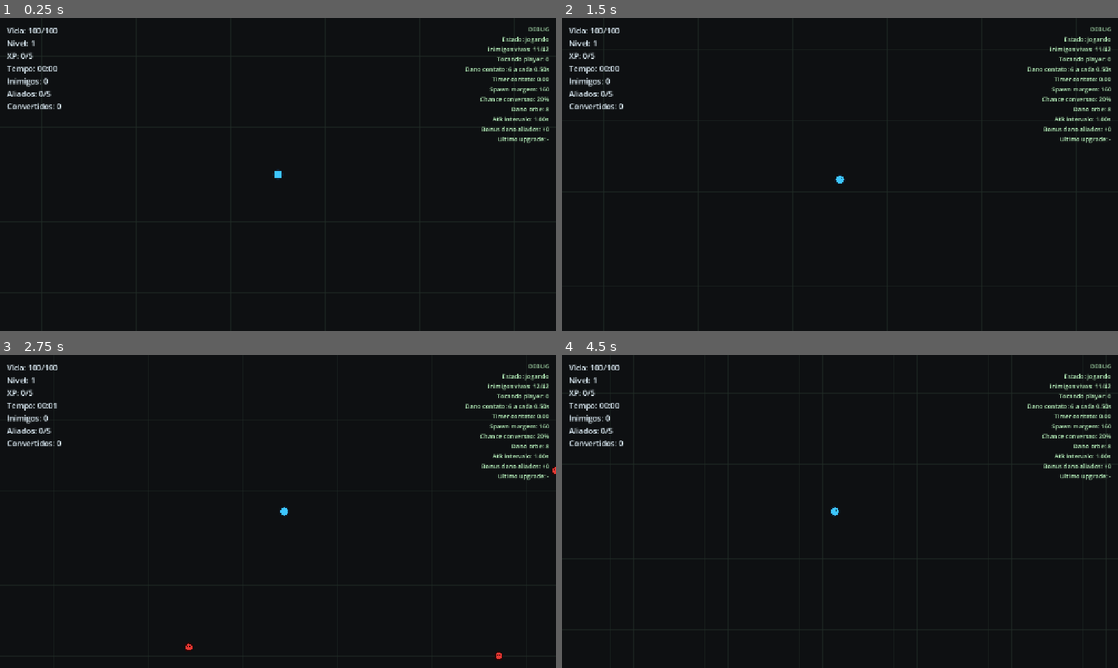
Above: before the commit, frames 1-4 (two rows, left to right).
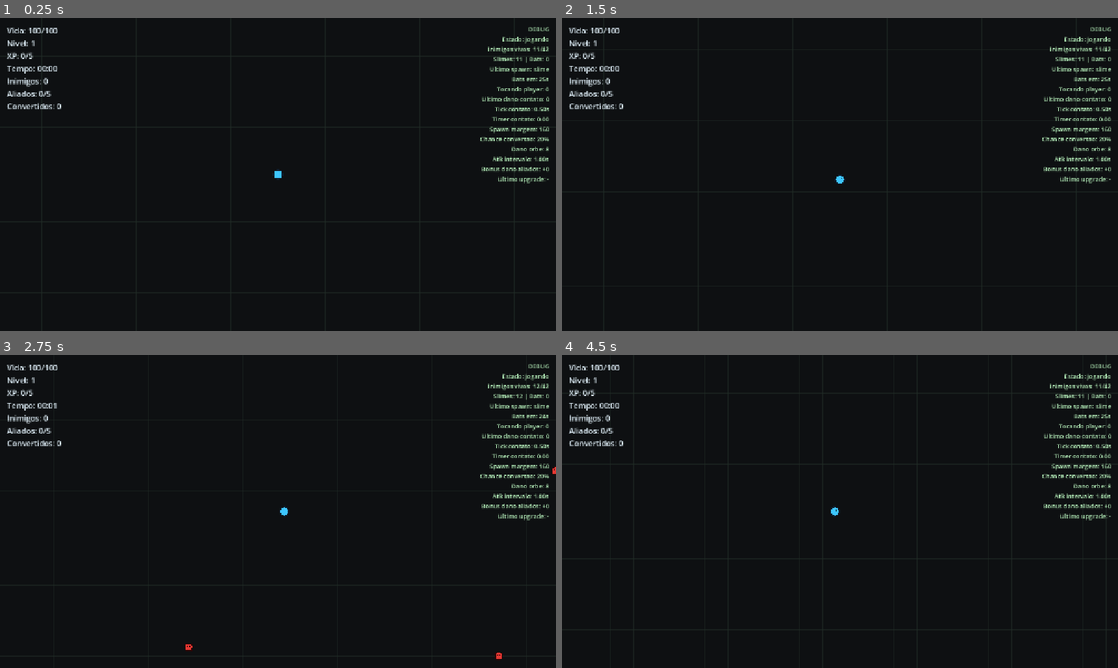
Above: after the commit, the same moments.

Repository: Hadamanthis/horde_vs
Game: Godot game, scene res://scenes/Game.tscn
Two runs of this game, one before a commit and one after it. Both use one fixed random seed, a clock stepped at 60 frames per second and the inputs below.
Inputs:
- Up to frame 1 (0.25 s): no input
- Up to frame 2 (1.5 s): tap Enter at 0.5 s; hold D 0.53-1.28 s; hold R 0.53-1.28 s; tap Space at 1.25 s; hold S from 1.28 s (still down); tap 1 at 1.35 s
- Up to frame 3 (2.75 s): tap Enter at 2 s; release S at 2.03 s; hold D from 2.03 s (still down); hold 2 from 2.03 s (still down)
- Up to frame 4 (4.5 s): release D at 2.78 s; release 2 at 2.78 s; hold W 2.78-3.53 s; tap 3 at 2.85 s; tap Space at 3.5 s; hold R 3.53-4.28 s; hold A from 3.53 s (still down); tap Enter at 4.25 s; tap 1 at 4.35 s

The runs differ from the first frame. In frame 1, 1.3% of the frame differs, in the area x 83-99%, y 12-53%; in frame 2, 1.3%; in frame 3, 1.3%, in the area x 33-100%, y 12-98%; in frame 4, 1.3%.

Commit message:
Cria cenas especificas de inimigos

Diff:
--- a/scenes/Game.tscn
+++ b/scenes/Game.tscn
@@ -35,7 +35,7 @@
 offset_left = -330.0
 offset_top = 16.0
 offset_right = -16.0
-offset_bottom = 260.0
+offset_bottom = 330.0
 grow_horizontal = 0
 theme_override_colors/font_color = Color(0.76, 1, 0.78, 1)
 theme_override_font_sizes/font_size = 14
--- a/scenes/entities/Enemy.tscn
+++ /dev/null
@@ -1,14 +0,0 @@
-[gd_scene load_steps=3 format=3]
-
-[ext_resource type="Script" path="res://scripts/entities/enemy.gd" id="1_enemy"]
-
-[sub_resource type="CircleShape2D" id="CircleShape2D_enemy"]
-radius = 10.0
-
-[node name="Enemy" type="CharacterBody2D"]
-collision_layer = 0
-collision_mask = 0
-script = ExtResource("1_enemy")
-
-[node name="CollisionShape2D" type="CollisionShape2D" parent="."]
-shape = SubResource("CircleShape2D_enemy")
--- /dev/null
+++ b/scenes/entities/enemies/Bat.tscn
@@ -0,0 +1,45 @@
+[gd_scene load_steps=3 format=3]
+
+[ext_resource type="Script" path="res://scripts/entities/enemies/enemy.gd" id="1_enemy"]
+
+[sub_resource type="CircleShape2D" id="CircleShape2D_bat"]
+radius = 9.0
+
+[node name="Bat" type="CharacterBody2D"]
+collision_layer = 0
+collision_mask = 0
+script = ExtResource("1_enemy")
+max_health = 16
+speed = 108.0
+contact_damage = 5
+contact_range = 22.0
+enemy_type = "bat"
+xp_value = 1
+separation_radius = 20.0
+separation_force = 0.35
+outline_color = Color(0.12, 0.02, 0.16, 1)
+body_color = Color(0.78, 0.16, 0.86, 1)
+eye_color = Color(1, 0.88, 0.35, 1)
+
+[node name="Visual" type="Node2D" parent="."]
+
+[node name="Outline" type="Polygon2D" parent="Visual"]
+color = Color(0.12, 0.02, 0.16, 1)
+polygon = PackedVector2Array(-16, -4, -5, -10, 0, -7, 5, -10, 16, -4, 8, 4, 0, 10, -8, 4)
+
+[node name="Body" type="Polygon2D" parent="Visual"]
+color = Color(0.78, 0.16, 0.86, 1)
+polygon = PackedVector2Array(-12, -2, -4, -7, 0, -5, 4, -7, 12, -2, 6, 3, 0, 7, -6, 3)
+
+[node name="LeftEye" type="Polygon2D" parent="Visual"]
+color = Color(1, 0.88, 0.35, 1)
+position = Vector2(-3, -1)
+polygon = PackedVector2Array(0, -1.5, 1.5, 0, 0, 1.5, -1.5, 0)
+
+[node name="RightEye" type="Polygon2D" parent="Visual"]
+color = Color(1, 0.88, 0.35, 1)
+position = Vector2(3, -1)
+polygon = PackedVector2Array(0, -1.5, 1.5, 0, 0, 1.5, -1.5, 0)
+
+[node name="CollisionShape2D" type="CollisionShape2D" parent="."]
+shape = SubResource("CircleShape2D_bat")
--- /dev/null
+++ b/scenes/entities/enemies/Slime.tscn
@@ -0,0 +1,45 @@
+[gd_scene load_steps=3 format=3]
+
+[ext_resource type="Script" path="res://scripts/entities/enemies/enemy.gd" id="1_enemy"]
+
+[sub_resource type="CircleShape2D" id="CircleShape2D_slime"]
+radius = 10.0
+
+[node name="Slime" type="CharacterBody2D"]
+collision_layer = 0
+collision_mask = 0
+script = ExtResource("1_enemy")
+max_health = 24
+speed = 68.0
+contact_damage = 6
+contact_range = 23.0
+enemy_type = "slime"
+xp_value = 1
+separation_radius = 22.0
+separation_force = 0.45
+outline_color = Color(0.18, 0.02, 0.02, 1)
+body_color = Color(0.9, 0.22, 0.2, 1)
+eye_color = Color(0.08, 0.01, 0.01, 1)
+
+[node name="Visual" type="Node2D" parent="."]
+
+[node name="Outline" type="Polygon2D" parent="Visual"]
+color = Color(0.18, 0.02, 0.02, 1)
+polygon = PackedVector2Array(0, -12, 9, -9, 12, 0, 9, 9, 0, 12, -9, 9, -12, 0, -9, -9)
+
+[node name="Body" type="Polygon2D" parent="Visual"]
+color = Color(0.9, 0.22, 0.2, 1)
+polygon = PackedVector2Array(0, -9, 7, -7, 9, 0, 7, 7, 0, 9, -7, 7, -9, 0, -7, -7)
+
+[node name="LeftEye" type="Polygon2D" parent="Visual"]
+color = Color(0.08, 0.01, 0.01, 1)
+position = Vector2(-3, -2)
+polygon = PackedVector2Array(0, -2, 2, 0, 0, 2, -2, 0)
+
+[node name="RightEye" type="Polygon2D" parent="Visual"]
+color = Color(0.08, 0.01, 0.01, 1)
+position = Vector2(3, -2)
+polygon = PackedVector2Array(0, -2, 2, 0, 0, 2, -2, 0)
+
+[node name="CollisionShape2D" type="CollisionShape2D" parent="."]
+shape = SubResource("CircleShape2D_slime")
--- a/scripts/entities/enemy.gd
+++ b/scripts/entities/enemies/enemy.gd
@@ -5,10 +5,22 @@
 
 @export var max_health: int = 24
 @export var speed: float = 68.0
+@export var contact_damage: int = 6
 @export var contact_range: float = 23.0
 @export var convertible: bool = true
-@export var separation_radius: float = 30.0
-@export var separation_force: float = 1.35
+@export var enemy_type: String = "slime"
+@export var xp_value: int = 1
+@export var separation_radius: float = 24.0
+@export var separation_force: float = 0.55
+@export var outline_color: Color = Color(0.18, 0.02, 0.02)
+@export var body_color: Color = Color(0.9, 0.22, 0.2)
+@export var eye_color: Color = Color(0.08, 0.01, 0.01)
+@export var hit_flash_color: Color = Color(1.0, 0.95, 0.72)
+
+@onready var outline_visual: Polygon2D = $Visual/Outline as Polygon2D
+@onready var body_visual: Polygon2D = $Visual/Body as Polygon2D
+@onready var left_eye_visual: Polygon2D = $Visual/LeftEye as Polygon2D
+@onready var right_eye_visual: Polygon2D = $Visual/RightEye as Polygon2D
 
 var player: Node2D
 var current_health: int = max_health
@@ -23,6 +35,7 @@
 func _ready() -> void:
 	current_health = max_health
 	add_to_group("enemies")
+	_update_visual()
 
 
 func _physics_process(delta: float) -> void:
@@ -39,7 +52,7 @@
 
 	if _hit_flash_time > 0.0:
 		_hit_flash_time -= delta
-		queue_redraw()
+		_update_visual()
 
 
 func _get_separation_direction() -> Vector2:
@@ -67,20 +80,20 @@
 	# O flash visual confirma que o inimigo recebeu dano mesmo sem sprite/animacao.
 	current_health -= amount
 	_hit_flash_time = 0.08
-	queue_redraw()
+	_update_visual()
 
 	if current_health <= 0:
 		died.emit(self)
 		queue_free()
 
 
-func _draw() -> void:
-	# Vermelho identifica ameacas; aliados usam verde para separar times rapidamente.
-	var body_color: Color = Color(0.9, 0.22, 0.2)
+func _update_visual() -> void:
+	# Cada cena concreta define suas cores; o script so aplica feedback de dano.
+	var visible_body_color: Color = body_color
 	if _hit_flash_time > 0.0:
-		body_color = Color(1.0, 0.95, 0.72)
+		visible_body_color = hit_flash_color
 
-	draw_circle(Vector2.ZERO, 12.0, Color(0.18, 0.02, 0.02))
-	draw_circle(Vector2.ZERO, 9.0, body_color)
-	draw_circle(Vector2(-3.0, -2.0), 1.6, Color(0.08, 0.01, 0.01))
-	draw_circle(Vector2(3.0, -2.0), 1.6, Color(0.08, 0.01, 0.01))
+	outline_visual.color = outline_color
+	body_visual.color = visible_body_color
+	left_eye_visual.color = eye_color
+	right_eye_visual.color = eye_color
--- a/scripts/game/game.gd
+++ b/scripts/game/game.gd
@@ -7,7 +7,8 @@
 signal upgrade_selected(upgrade_id: String)
 signal game_lost
 
-const ENEMY_SCENE: PackedScene = preload("res://scenes/entities/Enemy.tscn")
+const SLIME_SCENE: PackedScene = preload("res://scenes/entities/enemies/Slime.tscn")
+const BAT_SCENE: PackedScene = preload("res://scenes/entities/enemies/Bat.tscn")
 const ALLY_SCENE: PackedScene = preload("res://scenes/entities/Ally.tscn")
 const PROJECTILE_SCENE: PackedScene = preload("res://scenes/entities/Projectile.tscn")
 const XP_ORB_SCENE: PackedScene = preload("res://scenes/entities/XPOrb.tscn")
@@ -17,9 +18,9 @@
 @export var max_enemies: int = 42
 @export var spawn_interval: float = 1.15
 @export var initial_enemy_count: int = 10
-@export var xp_per_slime: int = 1
+@export var bat_start_time: float = 25.0
+@export var bat_spawn_chance: float = 0.25
 @export var spawn_safe_margin: float = 160.0
-@export var contact_damage_per_tick: int = 6
 @export var contact_damage_tick_interval: float = 0.5
 @export var show_debug_info: bool = true
 
@@ -103,6 +104,7 @@
 var _touching_enemy_count: int = 0
 var _last_contact_damage: int = 0
 var _last_upgrade_id: String = "-"
+var _last_spawned_enemy_type: String = "-"
 var _pending_upgrade_count: int = 0
 var _is_choosing_upgrade: bool = false
 var _game_is_over: bool = false
@@ -129,7 +131,7 @@
 
 	# Comecamos com slimes ao redor do jogador para testar o loop imediatamente.
 	for index in range(initial_enemy_count):
-		_spawn_enemy(index * TAU / initial_enemy_count)
+		_spawn_enemy(index * TAU / initial_enemy_count, SLIME_SCENE)
 
 	_update_hud()
 	queue_redraw()
@@ -185,13 +187,26 @@
 	return nearest_enemy
 
 
-func _spawn_enemy(forced_angle: float = -1.0) -> void:
-	var enemy: Enemy = ENEMY_SCENE.instantiate() as Enemy
+func _spawn_enemy(forced_angle: float = -1.0, enemy_scene: PackedScene = null) -> void:
+	var scene_to_spawn: PackedScene = enemy_scene
+	if not scene_to_spawn:
+		scene_to_spawn = _choose_enemy_scene()
+
+	var enemy: Enemy = scene_to_spawn.instantiate() as Enemy
 	enemy.global_position = _get_spawn_position_outside_camera(forced_angle)
 	enemy.setup(player)
 	enemy.died.connect(_on_enemy_died)
 	entities.add_child(enemy)
 	enemies.append(enemy)
+	_last_spawned_enemy_type = enemy.enemy_type
+
+
+func _choose_enemy_scene() -> PackedScene:
+	# A progressao ainda e simples: morcegos entram depois de alguns segundos.
+	if elapsed_time >= bat_start_time and randf() <= bat_spawn_chance:
+		return BAT_SCENE
+
+	return SLIME_SCENE
 
 
 func _get_spawn_position_outside_camera(forced_angle: float = -1.0) -> Vector2:
@@ -236,8 +251,8 @@
 		return
 
 	if _contact_damage_timer <= 0.0:
-		_last_contact_damage = contact_damage_per_tick
-		player.take_damage(contact_damage_per_tick)
+		_last_contact_damage = _get_touching_enemy_damage()
+		player.take_damage(_last_contact_damage)
 		_contact_damage_timer = contact_damage_tick_interval
 
 
@@ -253,6 +268,21 @@
 			touching_count += 1
 
 	return touching_count
+
+
+func _get_touching_enemy_damage() -> int:
+	# Por enquanto nao somamos dano de varios inimigos; usamos o maior dano encostando.
+	var contact_damage: int = 0
+
+	for enemy in enemies:
+		if not is_instance_valid(enemy):
+			continue
+
+		var distance: float = player.global_position.distance_to(enemy.global_position)
+		if distance <= enemy.contact_range:
+			contact_damage = maxi(contact_damage, enemy.contact_damage)
+
+	return contact_damage
 
 
 func _spawn_xp_orb(spawn_position: Vector2, amount: int) -> void:
@@ -275,17 +305,17 @@
 	var death_position: Vector2 = enemy.global_position
 	enemies.erase(enemy)
 	enemies_defeated += 1
-	enemy_died.emit("slime", death_position)
-	_spawn_xp_orb(death_position, xp_per_slime)
+	enemy_died.emit(enemy.enemy_type, death_position)
+	_spawn_xp_orb(death_position, enemy.xp_value)
 
 	# Conversao e o coracao do jogo: parte dos inimigos derrotados vira aliado.
 	if enemy.convertible and allies.size() < ally_limit and randf() <= conversion_chance:
-		_convert_enemy(death_position)
-
-	_update_hud()
-
-
-func _convert_enemy(spawn_position: Vector2) -> void:
+		_convert_enemy(enemy.enemy_type, death_position)
+
+	_update_hud()
+
+
+func _convert_enemy(enemy_type: String, spawn_position: Vector2) -> void:
 	# O aliado nasce no ponto da morte para vender visualmente a conversao.
 	var ally: Ally = ALLY_SCENE.instantiate() as Ally
 	ally.global_position = spawn_position
@@ -294,7 +324,7 @@
 	allies.append(ally)
 	ally.setup(player, self, allies.size() - 1, allies.size())
 	allies_converted += 1
-	enemy_converted.emit("slime", spawn_position)
+	enemy_converted.emit(enemy_type, spawn_position)
 	_refresh_ally_orbits()
 
 
@@ -486,12 +516,18 @@
 	if not show_debug_info:
 		return
 
-	debug_label.text = "DEBUG\nEstado: %s\nInimigos vivos: %d/%d\nTocando player: %d\nDano contato: %d a cada %.2fs\nTimer contato: %.2f\nSpawn margem: %.0f\nChance conversao: %.0f%%\nDano orbe: %d\nAtk intervalo: %.2fs\nBonus dano aliados: +%d\nUltimo upgrade: %s" % [
+	var slime_count: int = _count_enemies_by_type("slime")
+	var bat_count: int = _count_enemies_by_type("bat")
+	debug_label.text = "DEBUG\nEstado: %s\nInimigos vivos: %d/%d\nSlimes: %d | Bats: %d\nUltimo spawn: %s\nBats em: %.0fs\nTocando player: %d\nUltimo dano contato: %d\nTick contato: %.2fs\nTimer contato: %.2f\nSpawn margem: %.0f\nChance conversao: %.0f%%\nDano orbe: %d\nAtk intervalo: %.2fs\nBonus dano aliados: +%d\nUltimo upgrade: %s" % [
 		"upgrade" if _is_choosing_upgrade else "jogando",
 		enemies.size(),
 		max_enemies,
+		slime_count,
+		bat_count,
+		_last_spawned_enemy_type,
+		maxf(bat_start_time - elapsed_time, 0.0),
 		_touching_enemy_count,
-		contact_damage_per_tick,
+		_last_contact_damage,
 		contact_damage_tick_interval,
 		maxf(_contact_damage_timer, 0.0),
 		spawn_safe_margin,
@@ -501,6 +537,16 @@
 		ally_damage_bonus,
 		_last_upgrade_id,
 	]
+
+
+func _count_enemies_by_type(enemy_type: String) -> int:
+	var enemy_count: int = 0
+
+	for enemy in enemies:
+		if is_instance_valid(enemy) and enemy.enemy_type == enemy_type:
+			enemy_count += 1
+
+	return enemy_count
 
 
 func _draw() -> void:
Renamed: scripts/entities/enemy.gd.uid -> scripts/entities/enemies/enemy.gd.uid
Not shown, changed: AGENTS.md
Not shown, changed: SPRINTS.md
